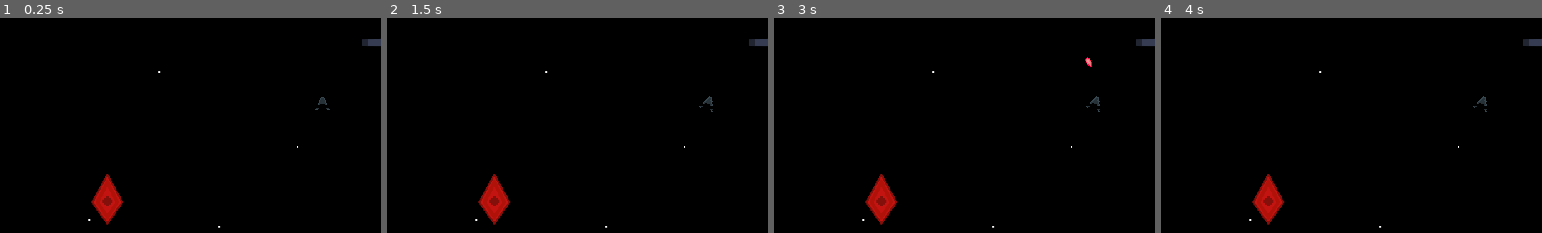
Above: before the commit, frames 1-4 (left to right).
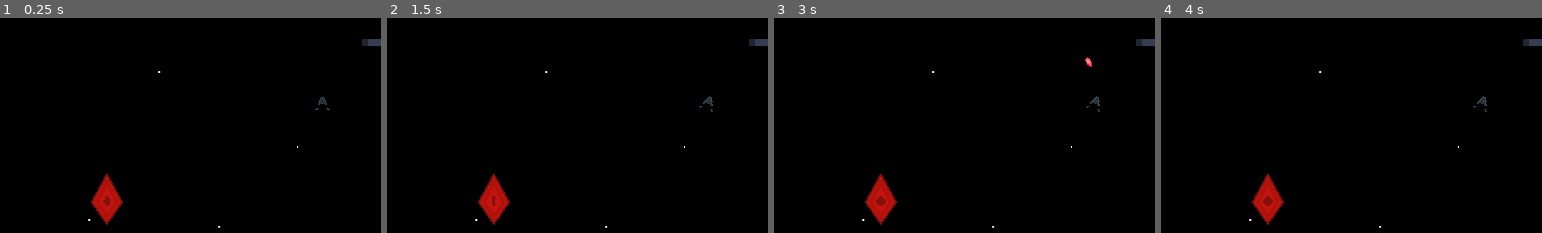
Above: after the commit, the same moments.

Repository: aenton89/deckship
Game: Godot game, scene res://scenes/system/main.tscn
Same seed, same stepped clock (60 frames per second), same inputs: the game is played once before the commit and once after it. The engine's default icon, where the game draws it, is replaced by a stand-in: a white triangle on a blue panel in a dark square.
Inputs (mouse positions are % of the whole screen's width and height, from its top left):
- Up to frame 1 (0.25 s): no input
- Up to frame 2 (1.5 s): tap Enter at 0.5 s; right-click (52, 52) at 0.6 s; tap Space at 1.25 s; move the mouse to (31, 57) at 1.27 s; tap Ctrl (cards_interactions) at 1.35 s
- Up to frame 3 (3 s): right-click (31, 57) at 1.55 s; tap Enter at 2 s; move the mouse to (63, 29) at 2.02 s; right-click (63, 29) at 2.1 s; tap Space at 2.75 s; move the mouse to (47, 73) at 2.77 s; click (47, 73) at 2.85 s
- Up to frame 4 (4 s): right-click (47, 73) at 3.05 s; tap Enter at 3.5 s; move the mouse to (84, 68) at 3.52 s; tap 1 at 3.6 s; right-click (84, 68) at 3.8 s
The pictures show only the part of the screen within x 10-60%, y 33-83%; the shares and areas given below are measured in that part.

The runs differ from the first frame. In frame 1, 0.2% of the frame differs, in the area x 23-33%, y 72-97%; in frame 2, 0.2%; in frame 3, 0.2%; in frame 4, 0.2%.

Commit message:
lil fixes, but broke death screen

Diff:
--- a/scenes/items/reward.tscn
+++ b/scenes/items/reward.tscn
@@ -38,12 +38,13 @@
 "texture": SubResource("AtlasTexture_a0u3d")
 }],
 "loop": true,
-"name": &"default",
+"name": &"idle",
 "speed": 4.0
 }]
 
-[node name="Reward" type="Node2D"]
+[node name="Reward" type="Node2D" node_paths=PackedStringArray("animated_sprite")]
 script = ExtResource("1_iw13v")
+animated_sprite = NodePath("AnimatedSprite2D")
 
 [node name="Area2D" type="Area2D" parent="."]
 
@@ -52,13 +53,9 @@
 shape = SubResource("RectangleShape2D_f1ba4")
 
 [node name="AnimatedSprite2D" type="AnimatedSprite2D" parent="."]
-sprite_frames = SubResource("SpriteFrames_vsjww")
-frame_progress = 0.719984
-
-[node name="AnimatedSprite2D2" type="AnimatedSprite2D" parent="."]
-position = Vector2(1, 0)
 scale = Vector2(2, 2)
 sprite_frames = SubResource("SpriteFrames_vsjww")
-frame_progress = 0.903875
+animation = &"idle"
 
 [connection signal="area_entered" from="Area2D" to="." method="_on_area_entered"]
+[connection signal="body_entered" from="Area2D" to="." method="_on_body_entered"]
--- a/scenes/obstacles/rock_randomizer.tscn
+++ b/scenes/obstacles/rock_randomizer.tscn
@@ -4,9 +4,6 @@
 
 [node name="Rock Randomizer" type="Node2D"]
 script = ExtResource("1_n5gd1")
-size = null
-density = null
-initial_iterations = null
 
 [node name="Output Sprite" type="Sprite2D" parent="."]
 position = Vector2(645, 291)
--- a/scenes/system/main.tscn
+++ b/scenes/system/main.tscn
@@ -10,76 +10,9 @@
 [sub_resource type="RectangleShape2D" id="RectangleShape2D_628vv"]
 size = Vector2(512, 19)
 
-[sub_resource type="LabelSettings" id="LabelSettings_5m258"]
-font_size = 48
-
-[sub_resource type="Animation" id="Animation_628vv"]
-length = 0.001
-tracks/0/type = "value"
-tracks/0/imported = false
-tracks/0/enabled = true
-tracks/0/path = NodePath("Control:modulate:a")
-tracks/0/interp = 1
-tracks/0/loop_wrap = true
-tracks/0/keys = {
-"times": PackedFloat32Array(0),
-"transitions": PackedFloat32Array(1),
-"update": 0,
-"values": [1.0]
-}
-tracks/1/type = "value"
-tracks/1/imported = false
-tracks/1/enabled = true
-tracks/1/path = NodePath(".:visible")
-tracks/1/interp = 1
-tracks/1/loop_wrap = true
-tracks/1/keys = {
-"times": PackedFloat32Array(0),
-"transitions": PackedFloat32Array(1),
-"update": 1,
-"values": [false]
-}
-
-[sub_resource type="Animation" id="Animation_5m258"]
-resource_name = "death_screen_fade"
-length = 1.5
-tracks/0/type = "value"
-tracks/0/imported = false
-tracks/0/enabled = true
-tracks/0/path = NodePath("Control:modulate:a")
-tracks/0/interp = 1
-tracks/0/loop_wrap = true
-tracks/0/keys = {
-"times": PackedFloat32Array(0, 1.5),
-"transitions": PackedFloat32Array(1, 1.8025),
-"update": 0,
-"values": [Color(0, 0, 0, 0), 1.0]
-}
-tracks/1/type = "value"
-tracks/1/imported = false
-tracks/1/enabled = true
-tracks/1/path = NodePath(".:visible")
-tracks/1/interp = 1
-tracks/1/loop_wrap = true
-tracks/1/keys = {
-"times": PackedFloat32Array(0),
-"transitions": PackedFloat32Array(1),
-"update": 1,
-"values": [true]
-}
-
-[sub_resource type="AnimationLibrary" id="AnimationLibrary_xoti3"]
-_data = {
-&"RESET": SubResource("Animation_628vv"),
-&"death_screen_fade": SubResource("Animation_5m258")
-}
-
-[node name="Main Scene" type="Node2D" node_paths=PackedStringArray("multiplayer_ui", "death_screen", "player", "animations")]
+[node name="Main Scene" type="Node2D" node_paths=PackedStringArray("player")]
 script = ExtResource("1_5m258")
-multiplayer_ui = NodePath("Multiplayer UI")
-death_screen = NodePath("Death Screen")
 player = NodePath("Player")
-animations = NodePath("AnimationPlayer")
 
 [node name="Test Objects" type="Node2D" parent="."]
 position = Vector2(107, -137)
@@ -118,82 +51,6 @@
 position = Vector2(243, 0)
 shape = SubResource("RectangleShape2D_628vv")
 
-[node name="Multiplayer UI" type="CanvasLayer" parent="."]
-visible = false
-
-[node name="Multiplayer" type="Control" parent="Multiplayer UI"]
-layout_mode = 3
-anchors_preset = 8
-anchor_left = 0.5
-anchor_top = 0.5
-anchor_right = 0.5
-anchor_bottom = 0.5
-grow_horizontal = 2
-grow_vertical = 2
-
-[node name="VBoxContainer" type="VBoxContainer" parent="Multiplayer UI/Multiplayer"]
-layout_mode = 1
-anchors_preset = 15
-anchor_right = 1.0
-anchor_bottom = 1.0
-grow_horizontal = 2
-grow_vertical = 2
-
-[node name="Title" type="Label" parent="Multiplayer UI/Multiplayer/VBoxContainer"]
-layout_mode = 2
-text = "Multiplayer"
-
-[node name="Host" type="Button" parent="Multiplayer UI/Multiplayer/VBoxContainer"]
-layout_mode = 2
-text = "Host"
-
-[node name="Join" type="Button" parent="Multiplayer UI/Multiplayer/VBoxContainer"]
-layout_mode = 2
-text = "Join"
-
-[node name="Death Screen" type="CanvasLayer" parent="."]
-visible = false
-
-[node name="Control" type="Control" parent="Death Screen"]
-self_modulate = Color(1, 1, 1, 0)
-layout_mode = 3
-anchors_preset = 0
-offset_right = 40.0
-offset_bottom = 40.0
-
-[node name="Black Screen" type="ColorRect" parent="Death Screen/Control"]
-custom_minimum_size = Vector2(1280, 720)
-layout_mode = 0
-offset_right = 1280.0
-offset_bottom = 720.0
-color = Color(0, 0, 0, 1)
-
-[node name="VBoxContainer" type="VBoxContainer" parent="Death Screen/Control"]
-layout_mode = 1
-anchors_preset = 8
-anchor_left = 0.5
-anchor_top = 0.5
-anchor_right = 0.5
-anchor_bottom = 0.5
-offset_left = 471.5
-offset_top = 306.5
-offset_right = 768.5
-offset_bottom = 373.5
-grow_horizontal = 2
-grow_vertical = 2
-size_flags_horizontal = 4
-
-[node name="Died" type="Label" parent="Death Screen/Control/VBoxContainer"]
-layout_mode = 2
-text = "PLAYER DIED"
-label_settings = SubResource("LabelSettings_5m258")
-
-[node name="AnimationPlayer" type="AnimationPlayer" parent="."]
-root_node = NodePath("../Death Screen")
-libraries = {
-&"": SubResource("AnimationLibrary_xoti3")
-}
-
 [node name="Reward" parent="." instance=ExtResource("5_628vv")]
 position = Vector2(-518, 241)
 
@@ -211,6 +68,3 @@
 texture = ExtResource("6_uaibl")
 centered = false
 region_rect = Rect2(0, 0, 2048, 2048)
-
-[connection signal="pressed" from="Multiplayer UI/Multiplayer/VBoxContainer/Host" to="." method="_on_host_pressed"]
-[connection signal="pressed" from="Multiplayer UI/Multiplayer/VBoxContainer/Join" to="." method="_on_join_pressed"]
--- a/scenes/system/user_interface.tscn
+++ b/scenes/system/user_interface.tscn
@@ -1,13 +1,78 @@
-[gd_scene load_steps=4 format=3 uid="uid://l8fyderrn8e8"]
+[gd_scene load_steps=7 format=3 uid="uid://l8fyderrn8e8"]
 
 [ext_resource type="Script" uid="uid://c4fy6dwdm2nc0" path="res://scritps/system/user_interface.gd" id="1_jqr8t"]
 [ext_resource type="Script" uid="uid://cbd1id8plow2m" path="res://scritps/system/hand_ui.gd" id="2_bwudt"]
-[ext_resource type="PackedScene" uid="uid://dgct7pw1lx3q2" path="res://scenes/items/card.tscn" id="3_qrdmj"]
 
-[node name="User Interface" type="CanvasLayer" node_paths=PackedStringArray("hp_label", "hand_control")]
+[sub_resource type="LabelSettings" id="LabelSettings_s3ato"]
+font_size = 48
+
+[sub_resource type="Animation" id="Animation_s3ato"]
+resource_name = "death_screen_fade"
+length = 1.5
+tracks/0/type = "value"
+tracks/0/imported = false
+tracks/0/enabled = true
+tracks/0/path = NodePath("DeathScreen:visible")
+tracks/0/interp = 1
+tracks/0/loop_wrap = true
+tracks/0/keys = {
+"times": PackedFloat32Array(0),
+"transitions": PackedFloat32Array(1),
+"update": 1,
+"values": [true]
+}
+tracks/1/type = "value"
+tracks/1/imported = false
+tracks/1/enabled = true
+tracks/1/path = NodePath("DeathScreen:modulate:a")
+tracks/1/interp = 1
+tracks/1/loop_wrap = true
+tracks/1/keys = {
+"times": PackedFloat32Array(0, 1.5),
+"transitions": PackedFloat32Array(1, 1),
+"update": 0,
+"values": [Color(0, 0, 0, 0), Color(0, 0, 0, 1)]
+}
+
+[sub_resource type="Animation" id="Animation_bwudt"]
+length = 0.001
+tracks/0/type = "value"
+tracks/0/imported = false
+tracks/0/enabled = true
+tracks/0/path = NodePath("DeathScreen:visible")
+tracks/0/interp = 1
+tracks/0/loop_wrap = true
+tracks/0/keys = {
+"times": PackedFloat32Array(0),
+"transitions": PackedFloat32Array(1),
+"update": 1,
+"values": [true]
+}
+tracks/1/type = "value"
+tracks/1/imported = false
+tracks/1/enabled = true
+tracks/1/path = NodePath("DeathScreen:modulate:a")
+tracks/1/interp = 1
+tracks/1/loop_wrap = true
+tracks/1/keys = {
+"times": PackedFloat32Array(0),
+"transitions": PackedFloat32Array(1),
+"update": 0,
+"values": [1.0]
+}
+
+[sub_resource type="AnimationLibrary" id="AnimationLibrary_qrdmj"]
+_data = {
+&"RESET": SubResource("Animation_bwudt"),
+&"death_screen_fade": SubResource("Animation_s3ato")
+}
+
+[node name="User Interface" type="CanvasLayer" node_paths=PackedStringArray("hp_label", "hand_control", "death_screen", "animation_player")]
 script = ExtResource("1_jqr8t")
 hp_label = NodePath("HUD/HP Label")
 hand_control = NodePath("Hand")
+death_screen = NodePath("DeathScreen")
+animation_player = NodePath("AnimationPlayer")
 metadata/_custom_type_script = "uid://c4fy6dwdm2nc0"
 
 [node name="HUD" type="Control" parent="."]
@@ -35,17 +100,41 @@
 mouse_filter = 2
 script = ExtResource("2_bwudt")
 
-[node name="Card" parent="Hand" instance=ExtResource("3_qrdmj")]
-visible = false
+[node name="DeathScreen" type="Control" parent="."]
+self_modulate = Color(1, 1, 1, 0)
+layout_mode = 3
+anchors_preset = 0
+offset_right = 40.0
+offset_bottom = 40.0
 
-[node name="Card2" parent="Hand" instance=ExtResource("3_qrdmj")]
-visible = false
+[node name="Black Screen" type="ColorRect" parent="DeathScreen"]
+custom_minimum_size = Vector2(1280, 720)
+layout_mode = 0
+offset_right = 1280.0
+offset_bottom = 720.0
+color = Color(0, 0, 0, 1)
 
-[node name="Card3" parent="Hand" instance=ExtResource("3_qrdmj")]
-visible = false
+[node name="VBoxContainer" type="VBoxContainer" parent="DeathScreen"]
+layout_mode = 1
+anchors_preset = 8
+anchor_left = 0.5
+anchor_top = 0.5
+anchor_right = 0.5
+anchor_bottom = 0.5
+offset_left = 471.5
+offset_top = 306.5
+offset_right = 768.5
+offset_bottom = 373.5
+grow_horizontal = 2
+grow_vertical = 2
+size_flags_horizontal = 4
 
-[node name="Card4" parent="Hand" instance=ExtResource("3_qrdmj")]
-visible = false
+[node name="Died" type="Label" parent="DeathScreen/VBoxContainer"]
+layout_mode = 2
+text = "PLAYER DIED"
+label_settings = SubResource("LabelSettings_s3ato")
 
-[node name="Card5" parent="Hand" instance=ExtResource("3_qrdmj")]
-visible = false
+[node name="AnimationPlayer" type="AnimationPlayer" parent="."]
+libraries = {
+&"": SubResource("AnimationLibrary_qrdmj")
+}
--- a/scritps/items/reward.gd
+++ b/scritps/items/reward.gd
@@ -2,15 +2,15 @@
 class_name Reward
 
 
+@export_category("References")
+@export var animated_sprite: AnimatedSprite2D
+@export_category("Bonus Variables")
 @export var bonuses_per_card: int = 1
 
 
 
-func _on_area_entered(area: Area2D) -> void:
-	var bonuses: Array[Bonus] = []
-	for i in range(bonuses_per_card):
-		bonuses.append(generate_random_bonus())
-	Global.UI.hand_control.add_card(bonuses)
+func _ready() -> void:
+	animated_sprite.play("idle")
 
 
 
@@ -21,3 +21,20 @@
 
 	print("bonus type: ", Bonus.StatBoosts.keys()[random_stat], ", value: ", random_value)
 	return Bonus.new(random_stat, random_value)
+
+
+
+func _on_body_entered(body: Node2D) -> void:
+	if body is Player:
+		var bonuses: Array[Bonus] = []
+		for i in range(bonuses_per_card):
+			bonuses.append(generate_random_bonus())
+		Global.UI.hand_control.add_card(bonuses)
+
+		# zapamiętujemy oryginalną pozycję
+		var original_y = position.y
+
+		# tween w górę i powrót
+		var tween = create_tween()
+		tween.tween_property(self, "position:y", position.y - 50, 0.5).set_trans(Tween.TRANS_SINE).set_ease(Tween.EASE_OUT)
+		tween.tween_property(self, "position:y", original_y, 0.5).set_trans(Tween.TRANS_SINE).set_ease(Tween.EASE_IN)
--- a/scritps/obstacles/rock_randomizer.gd
+++ b/scritps/obstacles/rock_randomizer.gd
@@ -42,23 +42,23 @@
 
 ### my functions
 ## generuje perlin noise
-#func generate_perlin_noise_image(width: int, height: int) -> Image:
-	#var noise = FastNoiseLite.new()
-	#noise.noise_type = FastNoiseLite.TYPE_PERLIN
-	#noise.seed = randi()
-	## im mniejsza wartość tym większe "wzorki"
-	#noise.frequency = 0.05
-	#
-	#var img = Image.create(width, height, false, Image.FORMAT_RGB8)
-	#
-	#for y in range(height):
-		#for x in range(width):
-			#var n = noise.get_noise_2d(x, y)
-			## skala z [-1, 1] na [0, 1]
-			#n = (n + 1.0) * 0.5
-			#img.set_pixel(x, y, Color(n, n, n))
-	#
-	#return img
+func generate_perlin_noise_image(width: int, height: int) -> Image:
+	var noise = FastNoiseLite.new()
+	noise.noise_type = FastNoiseLite.TYPE_PERLIN
+	noise.seed = randi()
+	# im mniejsza wartość tym większe "wzorki"
+	noise.frequency = 0.05
+
+	var img = Image.create(width, height, false, Image.FORMAT_RGB8)
+
+	for y in range(height):
+		for x in range(width):
+			var n = noise.get_noise_2d(x, y)
+			# skala z [-1, 1] na [0, 1]
+			n = (n + 1.0) * 0.5
+			img.set_pixel(x, y, Color(n, n, n))
+
+	return img
 
 
 
--- a/scritps/player/player.gd
+++ b/scritps/player/player.gd
@@ -9,15 +9,6 @@
 
 
 
-#@export_category("Ship Details")
-#@export var shooting_angle: float = PI/4
-#@export var rotate_speed: float = 5.0
-#@export_category("Player Stats")
-#@export var crit_chance: float = 0.1
-#@export var crit_amount: float = 1.2
-#@export var bounce_amount: int = 1
-#@export var dmg: float = 10.0
-#@export var bullet_speed: float = 500.0
 @export_category("Player Base Stats")
 @export var stats: PlayerStats = preload("res://resources/player/default_player_stats.tres")
 @export_category("References")
--- a/scritps/system/main.gd
+++ b/scritps/system/main.gd
@@ -22,39 +22,7 @@
 
 
 func on_player_died() -> void:
-	animations.play("death_screen_fade")
+	Global.UI.animation_player.play("death_screen_fade")
 
 	await get_tree().create_timer(3).timeout
 	get_tree().quit()
-
-#func _on_host_pressed() -> void:
-	#print("hosting...")
-	#
-	#peer.create_server(25565)
-	#multiplayer.multiplayer_peer = peer
-	#
-	#multiplayer_ui.visible = false
-	#
-	#multiplayer.peer_connected.connect(
-		#func(pid):
-			#print("peer: " + str(pid) + " joined")
-			#add_player(pid)
-	#)
-	#
-	#add_player(multiplayer.get_unique_id())
-
-#func _on_join_pressed() -> void:
-	#print("joined")
-	#
-	#peer.create_client("localhost", 25565)
-	#multiplayer.multiplayer_peer = peer
-	#
-	#multiplayer_ui.visible = false
-
-
-
-#func add_player(pid: int) -> void:
-	#var player = player_scene.instantiate()
-	#player.name = str(pid)
-	#
-	#add_child(player)
--- a/scritps/system/user_interface.gd
+++ b/scritps/system/user_interface.gd
@@ -3,14 +3,17 @@
 
 
 
-@export_category("HUD")
+@export_category("References")
 @export var hp_label: Label
-@export_category("Hand")
 @export var hand_control: HandControl
+@export var death_screen: Control
+@export var animation_player: AnimationPlayer
+
 
 
 func _ready() -> void:
 	Global.UI = self
+	death_screen.visible = false
 
 func _process(delta: float) -> void:
 	hp_label.text = "HP: " + str(Global.player.hp_component.health)
Not shown: 1 places in scenes/system/main.tscn that only renumber resources
